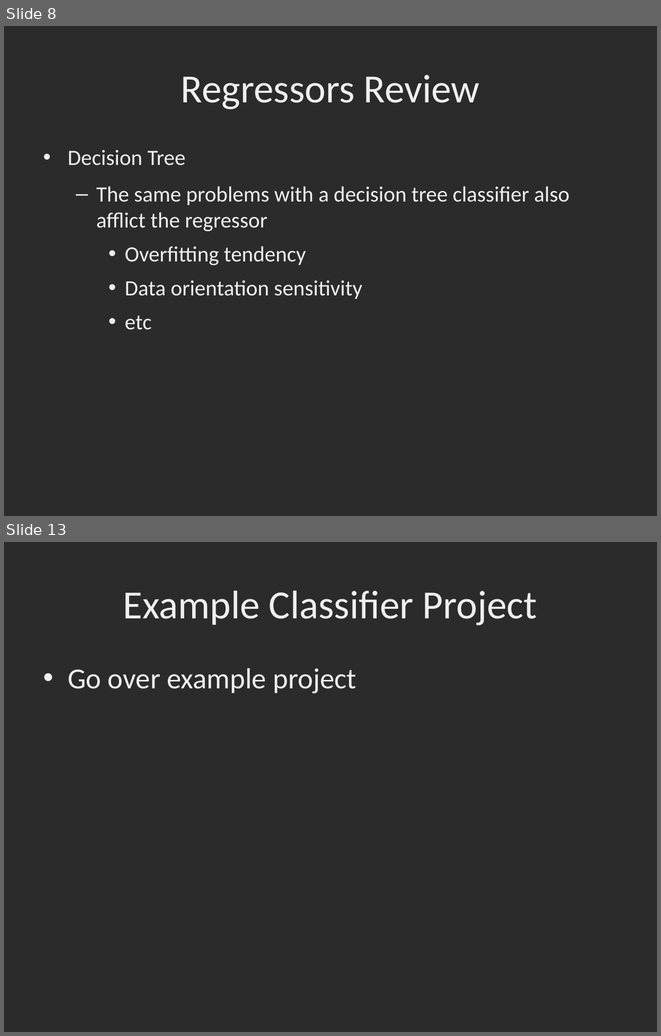
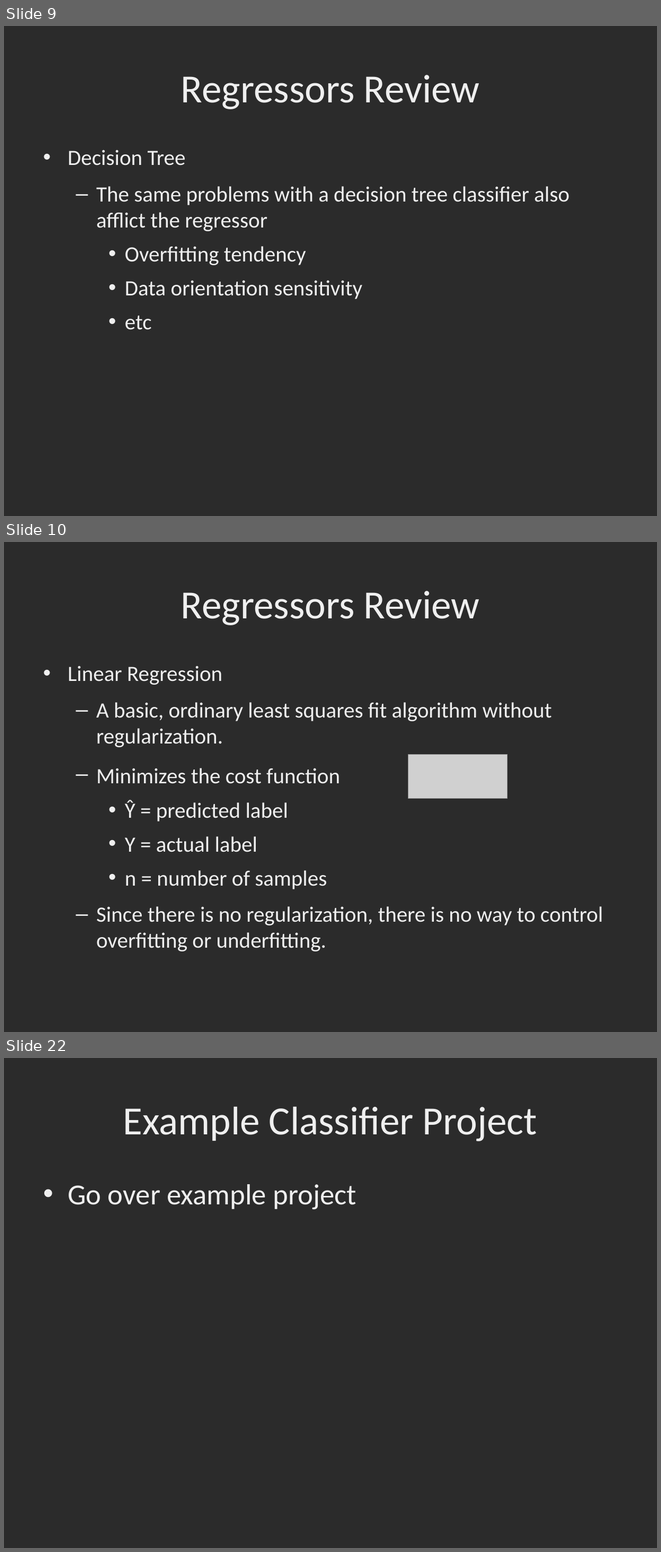
Before and after one commit to dbowmans46/PracticalProgramming, a slide deck: Session 7 - Python/Instructional Material/Machine Learning Slides/Session 7 - Python ML 11: Review and Project for Regressors.odp. Shown one above the other, each under a label of ours: slides 8 and 13 before the commit, slides 9, 10 and 22 after it; the slides between them are not shown. The pictures are 661x1036 and 661x1552 pixels, drawn with LibreOffice and Linux fonts; fonts in the diff are those of the drawing; grey boxes stand for pictures; background and template pictures are left out; a plain dark background stands for a picture behind light text. Boxes give left, top, right and bottom in pixels: in the first picture for what was removed or moved away, otherwise in the second. Text is boxed around its words. In the diff, an @@ line names an element or a change of style, - is before the commit and + after.

Commit message:
Finished slides and code for regressor review with toy data.

```diff
--- a/Session 7 - Python/Instructional Material/Machine Learning Slides/Session 7 - Python ML 11: Review and Project for Regressors.odp
+++ b/Session 7 - Python/Instructional Material/Machine Learning Slides/Session 7 - Python ML 11: Review and Project for Regressors.odp
@@ slide 10 added at (x1=4, y1=542, x2=657, y2=1032), background picture (left out) @@
@@ title added at (x1=181, y1=591, x2=480, y2=625), 44 pt, text #EFEFEF @@
+Regressors Review
@@ text added at (x1=68, y1=666, x2=603, y2=951), 24 pt, text #EFEFEF @@
+• Linear Regression
+  – A basic, ordinary least squares fit algorithm without regularization.
+  – Minimizes the cost function
+    • Ŷ = predicted label
+    • Y = actual label
+    • n = number of samples
+  – Since there is no regularization, there is no way to control overfitting or underfitting.
@@ picture added at (x1=408, y1=754, x2=508, y2=798) @@
@@ what was slide 8 is now slide 9 @@
@@ what was slide 13 is now slide 22 @@
```
Also in this commit, not shown: 8 slides changed, 8 other slides added, 1 slide removed, 1 other file.
